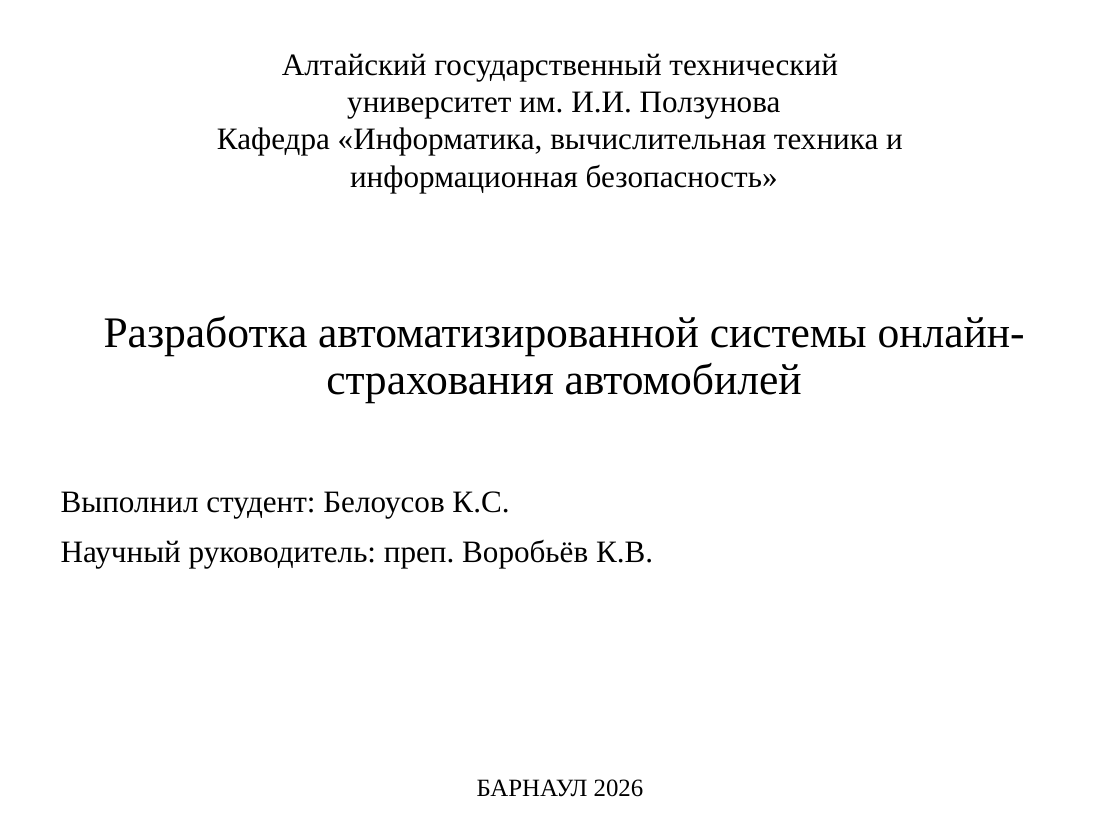
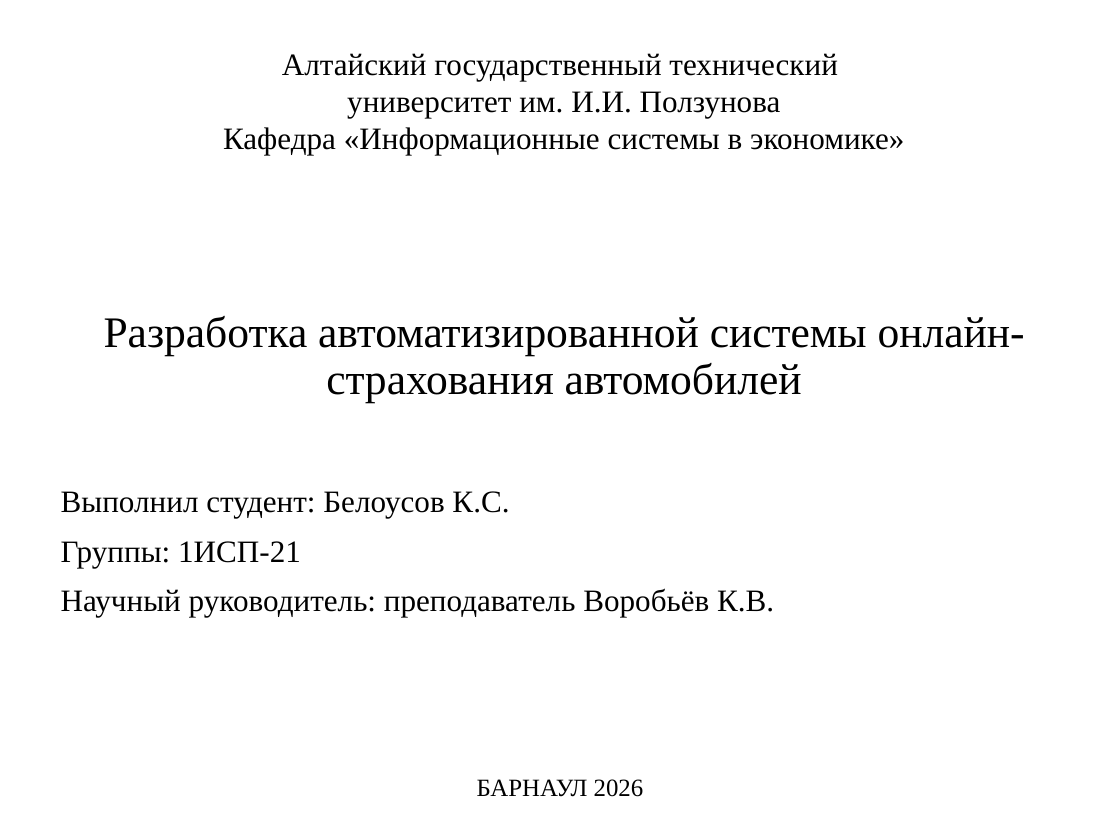
Before and after one commit to Belousov-Kirill-1ISP21/diplom, a slide deck: slide 1 of docs/Презентация.pptx. Drawn at 1120x840 pixels with LibreOffice and Linux fonts; fonts in the diff are those of the drawing. Boxes give left, top, right and bottom in pixels: in the first picture for what was removed or moved away, otherwise in the second. Text is boxed around its words. In the diff, an @@ line names an element or a change of style, - is before the commit and + after.

```diff
--- a/docs/Презентация.pptx
+++ b/docs/Презентация.pptx
@@ text at box(223, 91, 904, 155): text changed @@
-университет им. И.И. Ползунова
-Кафедра «Информатика, вычислительная техника и
-информационная безопасность»
+университет им. И.И. Ползунова
+Кафедра «Информационные системы в экономике»
@@ subtitle at box(61, 541, 774, 616): text changed @@
-Научный руководитель: преп. Воробьёв К.В.
+Группы: 1ИСП-21
+Научный руководитель: преподаватель Воробьёв К.В.
```
Also in this commit, not shown: 11 other slides changed, 2 slides added, 1 slide removed, 14 other files.
